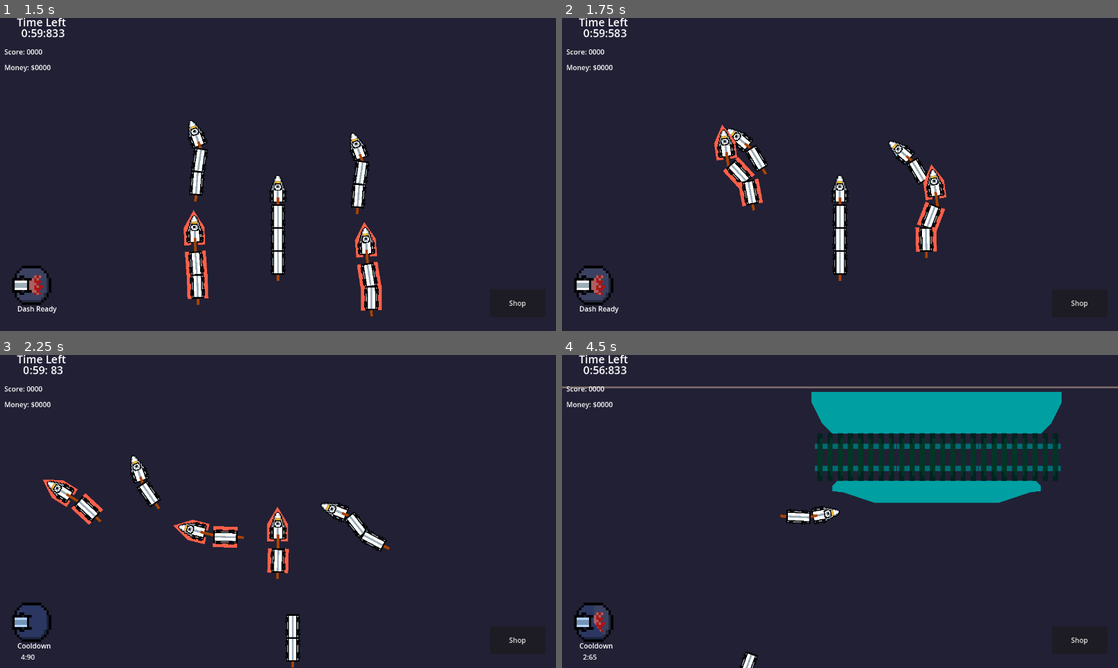
Above: before the commit, frames 1-4 (two rows, left to right).
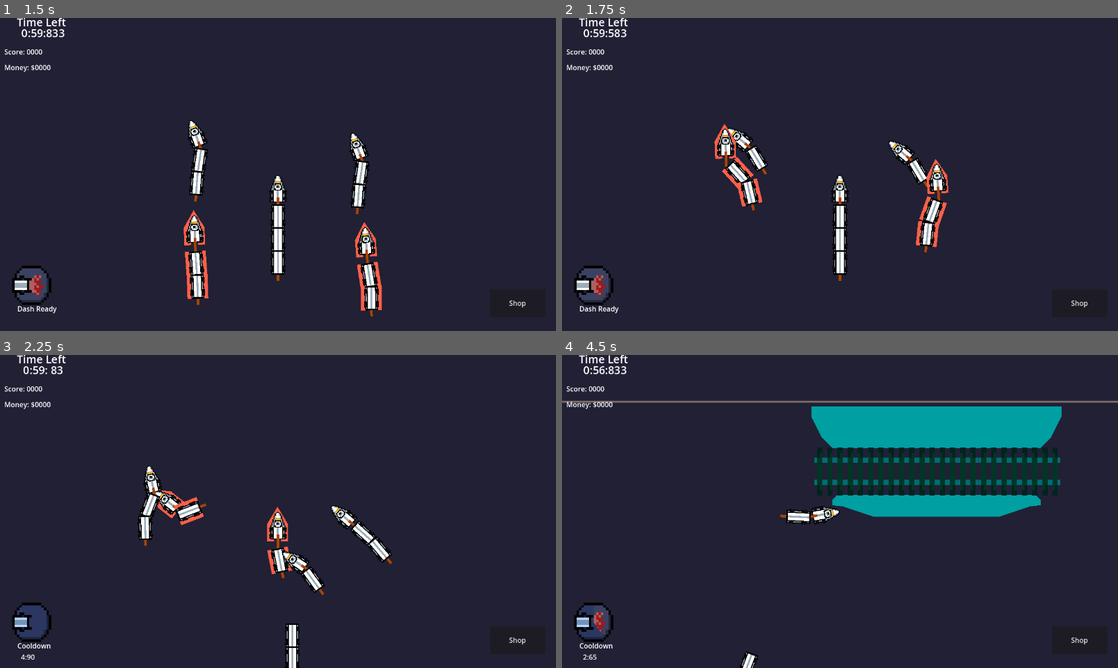
Above: after the commit, the same moments.

Repository: GodMadeEarth/Godot-Wild-Jam-59
Game: Godot game, scene res://sences/UI/menu.tscn
Two runs of this game, one before a commit and one after it. Both use one fixed random seed, a clock stepped at 60 frames per second and the inputs below.
Inputs (mouse positions are in pixels of both pictures, inside the frame that each line leads up to):
- Up to frame 1 (1.5 s): click "Start" at 0.5 s; click "Start" at 1.25 s
- Up to frame 2 (1.75 s): no input
- Up to frame 3 (2.25 s): move the mouse to (400, 495) at 2.02 s; hold Up (ui_up) from 2.03 s (still down); tap Shift (Dash) at 2.1 s
- Up to frame 4 (4.5 s): move the mouse to (728, 527) at 2.77 s; release Up (ui_up) at 2.78 s; hold Down (ui_down) 2.78-3.53 s; tap A (Move_L) at 2.85 s; move the mouse to (895, 442) at 3.52 s; hold D (Move_R) 3.53-4.28 s; hold Up (ui_up) from 3.53 s (still down); move the mouse to (812, 574) at 4.27 s; tap Shift (Dash) at 4.35 s

Frame 1 is identical in both runs. In frame 2, 1.3% of the frame differs, in the area x 27-70%, y 33-77%; in frame 3, 4.0%; in frame 4, 10%, in the area x 0-100%, y 10-100%.

Commit message:
First 1/2 of new AI

Diff:
--- a/Godot-wild-jam-59/sences/Trains/enemies/Enemy Train.gd
+++ b/Godot-wild-jam-59/sences/Trains/enemies/Enemy Train.gd
@@ -1,6 +1,6 @@
 extends Node2D
 @onready var train_head:Train_Head = $"Train head"
-@onready var ray:RayCast2D = $"Train head/RayCast2D"
+@onready var rays:Array[Node] = $"Train head".get_children()
 # Called when the node enters the scene tree for the first time.
 enum train_states {WONDER,CHASE,DASH,AVOID}
 var active_state:train_states = train_states.WONDER
@@ -24,23 +24,40 @@
 	pass
 
 func sensor():
-	if ray.is_colliding()==true:
-		return ray.get_collider()
-	else:
-		return null
+	var results = []
+	for ray in rays:
+		if ray is RayCast2D:
+			if ray.is_colliding()==true:
+				if ray.get_collider() is Train_Cart:
+					results.append(Train_Cart)
+
+				elif ray.get_collider() is Train_Head:
+					results.append(Train_Head)
+
+				elif ray.get_collider() is TileMap or ray.get_collider().get_parent() is Train_Station:
+					results.append(StaticBody2D)
+
+				else:
+					results.append(null)
+			else:
+				results.append(null)
+	return results
 
 func state_manager():
-	var collider = sensor()
-	if collider:
-		if collider is Train_Cart:
+	var colliders = sensor()
+
+	active_state = train_states.WONDER
+
+	if colliders.has(Train_Cart) or colliders.has(Train_Head):
+		active_state = train_states.CHASE
+
+		if colliders[2] == Train_Cart:
 			active_state = train_states.DASH
-		elif collider is Train_Station or collider is Train_Head:
-			active_state = train_states.CHASE
-		elif sensor() is StaticBody2D:
-			active_state = train_states.WONDER
-	elif collider == null:
-		active_state = train_states.WONDER
-	pass
+
+	if colliders.has(StaticBody2D):
+		active_state = train_states.AVOID
+
+
 
 
 
--- a/Godot-wild-jam-59/sences/Trains/enemies/Enemy Train.tscn
+++ b/Godot-wild-jam-59/sences/Trains/enemies/Enemy Train.tscn
@@ -15,6 +15,30 @@
 position = Vector2(0, 0)
 
 [node name="RayCast2D" type="RayCast2D" parent="Train head"]
+position = Vector2(0, 45)
+rotation = -0.523598
 target_position = Vector2(0, -500)
 hit_from_inside = true
-collide_with_areas = true
+
+[node name="RayCast2D2" type="RayCast2D" parent="Train head"]
+position = Vector2(0, 45)
+rotation = -0.261799
+target_position = Vector2(0, -500)
+hit_from_inside = true
+
+[node name="RayCast2D3" type="RayCast2D" parent="Train head"]
+position = Vector2(0, 45)
+target_position = Vector2(0, -500)
+hit_from_inside = true
+
+[node name="RayCast2D4" type="RayCast2D" parent="Train head"]
+position = Vector2(0, 45)
+rotation = 0.261799
+target_position = Vector2(0, -500)
+hit_from_inside = true
+
+[node name="RayCast2D5" type="RayCast2D" parent="Train head"]
+position = Vector2(0, 45)
+rotation = 0.523598
+target_position = Vector2(0, -500)
+hit_from_inside = true
